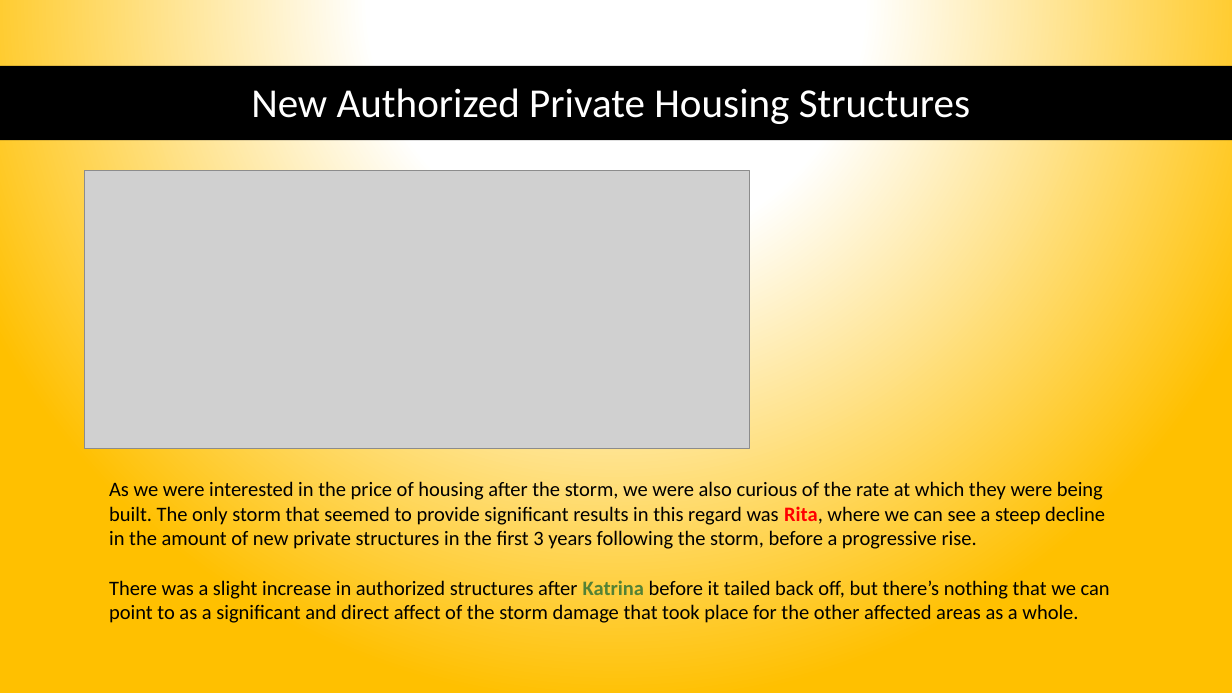
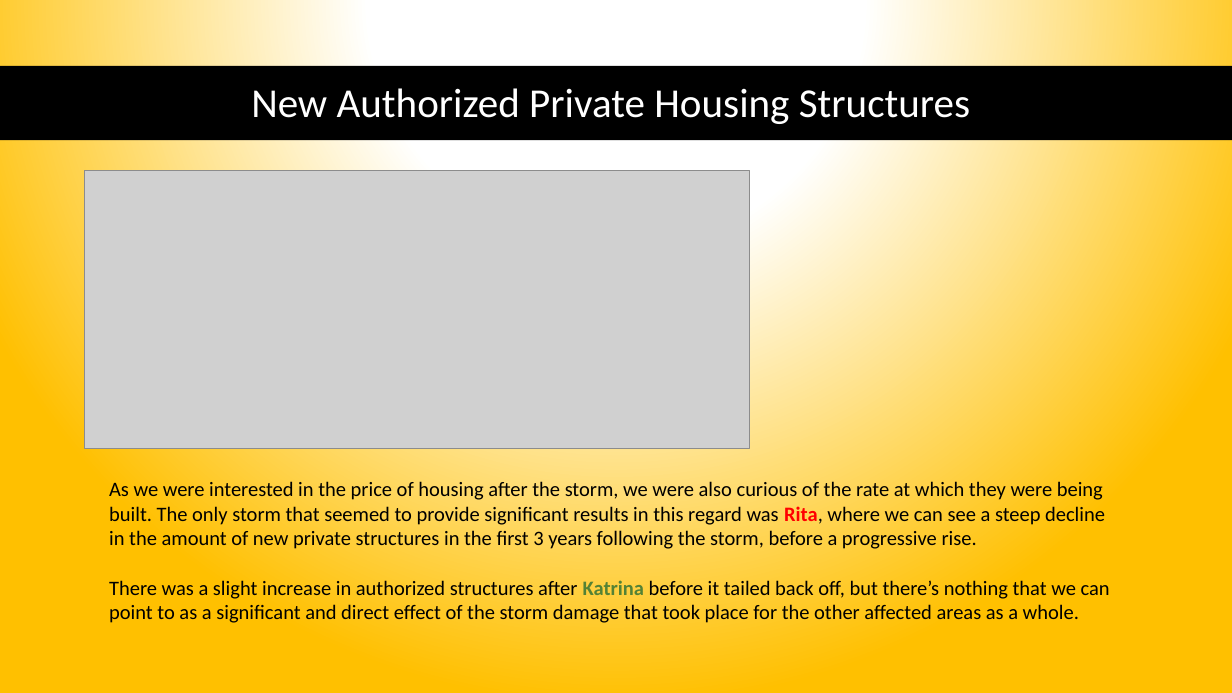
Before and after one commit to mchrzanowski27/Project1, a slide deck: slide 14 of Project 1 Presentation.pptx. Drawn at 1232x693 pixels with LibreOffice and Linux fonts; fonts in the diff are those of the drawing; grey boxes stand for pictures. Boxes give left, top, right and bottom in pixels: in the first picture for what was removed or moved away, otherwise in the second. Text is boxed around its words. In the diff, an @@ line names an element or a change of style, - is before the commit and + after.

```diff
--- a/Project 1 Presentation.pptx
+++ b/Project 1 Presentation.pptx
@@ text at bbox=[109, 580, 1110, 623]: text changed @@
-There was a slight increase in authorized structures after Katrina before it tailed back off, but there’s nothing that we can point to as a significant and direct affect of the storm damage that took place for the other affected areas as a whole.
+There was a slight increase in authorized structures after Katrina before it tailed back off, but there’s nothing that we can point to as a significant and direct effect of the storm damage that took place for the other affected areas as a whole.
```
Also in this commit, not shown: 5 other slides changed, 1 other file.
